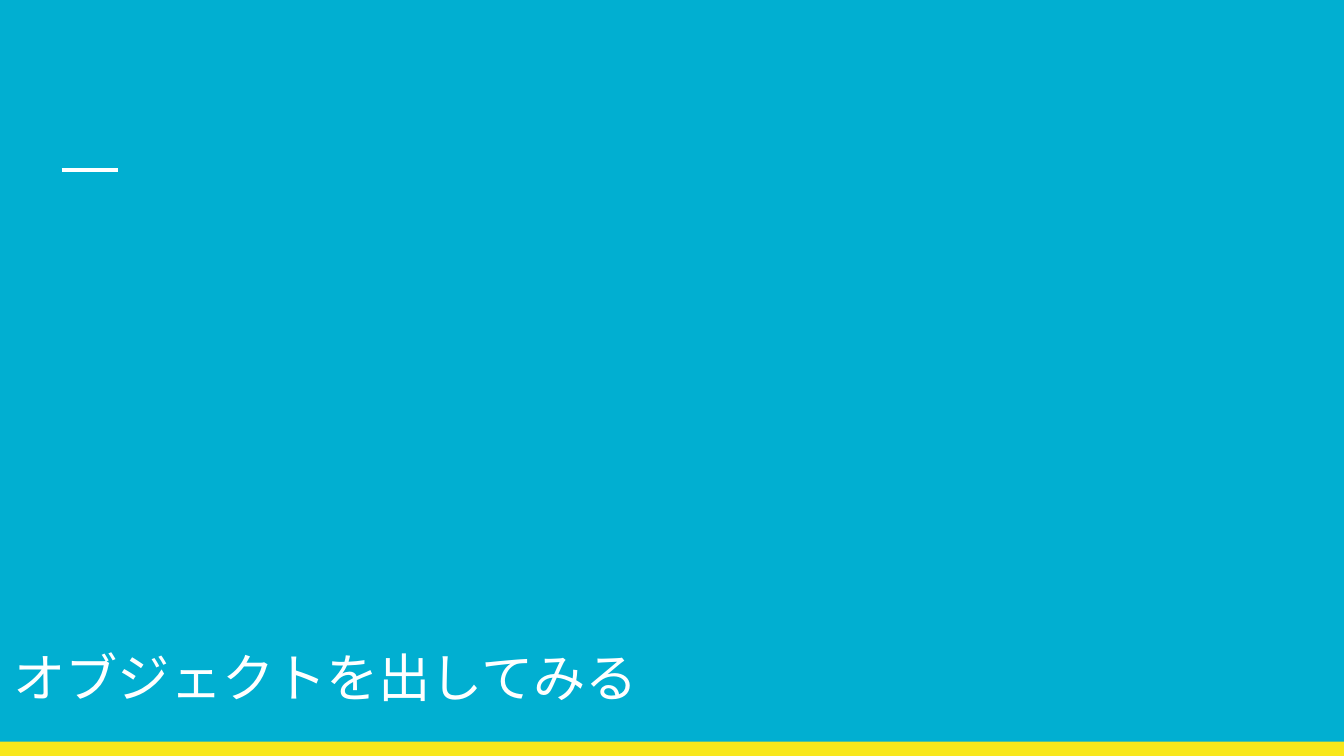
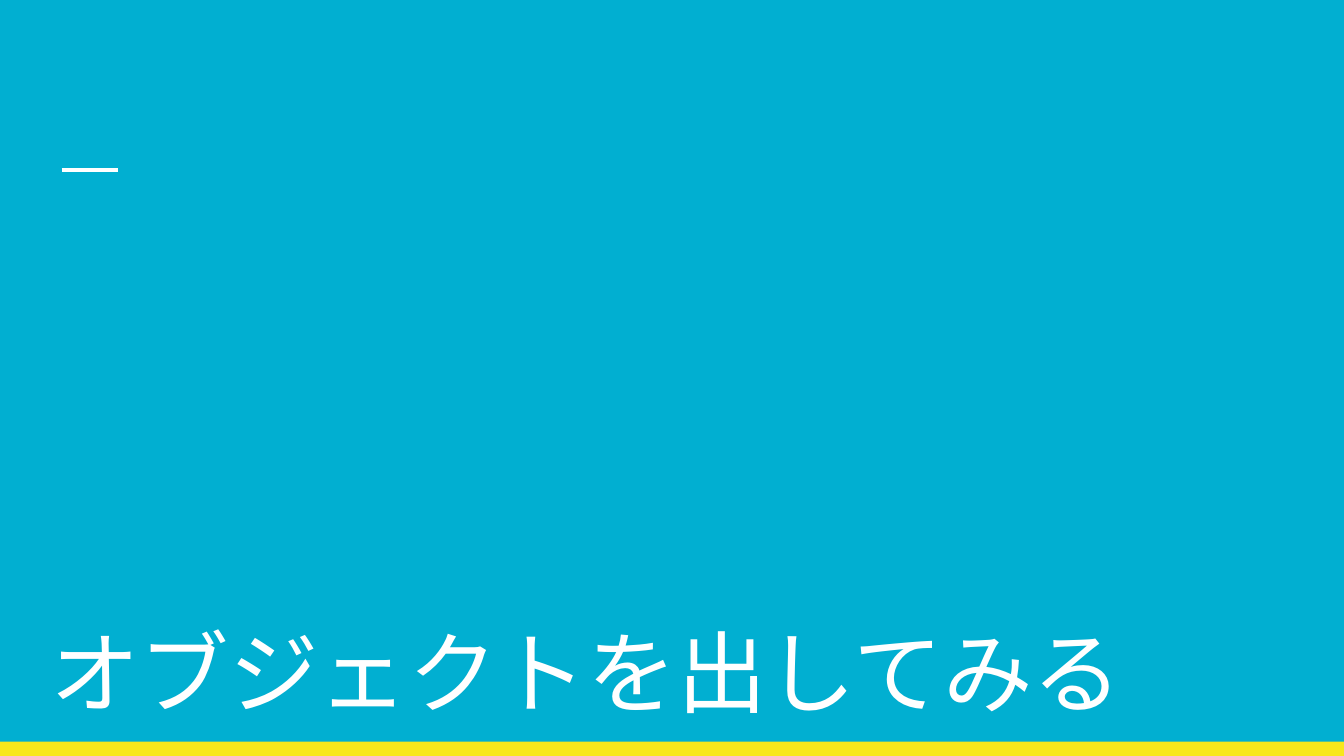
Before and after one commit to Natsuki262/PPT, a slide deck: slide 6 of Unitｙとはなにか.pptx. Drawn at 1344x756 pixels with LibreOffice and Linux fonts; fonts in the diff are those of the drawing. Boxes give left, top, right and bottom in pixels: in the first picture for what was removed or moved away, otherwise in the second. Text is boxed around its words. In the diff, an @@ line names an element or a change of style, - is before the commit and + after.

Commit message:
オブジェクト変形させる説明書き出し

```diff
--- a/Unitｙとはなにか.pptx
+++ b/Unitｙとはなにか.pptx
@@ title "オブジェクトを出してみる": place and size @@
-title "オブジェクトを出してみる" at (13, 652, 638, 702)
+title "オブジェクトを出してみる" at (50, 629, 1122, 714)
@@ title "オブジェクトを出してみる" at (50, 629, 1122, 714): size 28 to 48 pt @@
```
Also in this commit, not shown: 3 slides added, 1 slide removed.
